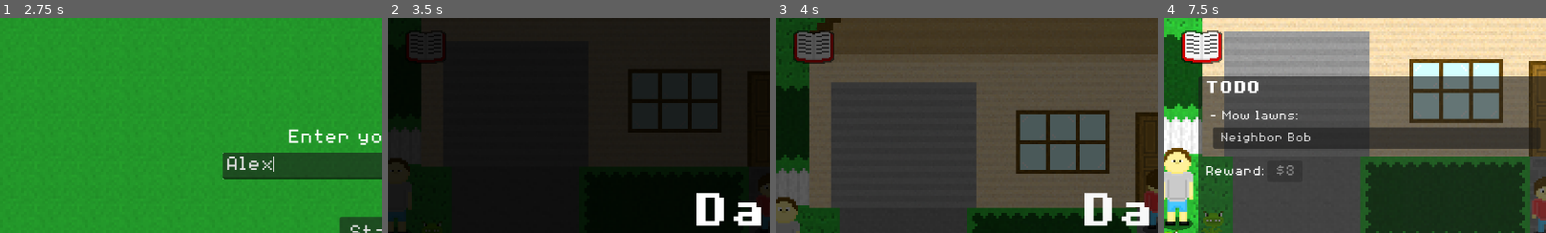
Above: before the commit, frames 1-4 (left to right).
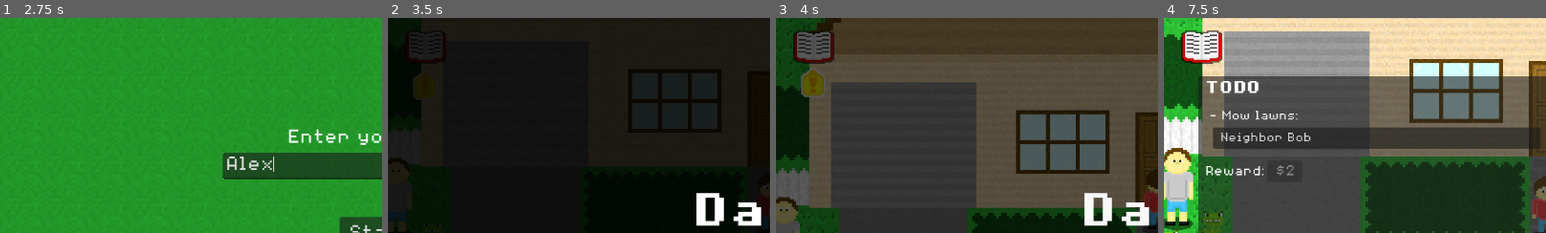
Above: after the commit, the same moments.

Repository: Birb-Games/the-legend-of-the-lawns
Game: Godot game, scene res://scenes/main.tscn
The game is run twice, just before and just after one commit, with the same random seed, the same clock (stepped at 60 frames per second) and the same inputs.
Inputs (mouse positions are % of the whole screen's width and height, from its top left):
- Up to frame 1 (2.75 s): click "> New Game" at 0.5 s; click (50, 34) at 1.27 s; type "Alex" at 1.35 s; click "> New Game" at 2 s
- Up to frame 2 (3.5 s): click "Start!" at 2.75 s
- Up to frame 3 (4 s): move the mouse to (45, 70) at 3.52 s; hold W (move_up) from 3.53 s (still down); tap Space (interact) at 3.6 s
- Up to frame 4 (7.5 s): move the mouse to (80, 65) at 4.27 s; tap Space (interact) at 4.35, 6.05, 6.8 s; release W (move_up) at 5 s; click "Yes (skip day)" at 5 s; move the mouse to (20, 35) at 5.77 s; press the mouse at (20, 35) at 5.78 s; hold A (move_left) 5.78-7.28 s; move the mouse to (55, 50) at 6.52 s; release the mouse at (55, 50) at 6.53 s; right-click (55, 50) at 6.6 s; move the mouse to (35, 25) at 7.27 s; hold S (move_down) from 7.28 s (still down); tap Tab (toggle_quest_screen) at 7.35 s
The pictures show only the part of the screen within x 0-50%, y 0-50%; the shares and areas given below are measured in that part.

Frame 1 is identical in both runs. In frame 2, 0.2% of the frame differs, in the area x 6-9%, y 25-38%; in frame 3, 0.7%, in the area x 6-13%, y 23-37%; in frame 4, less than 0.1%.

Commit message:
Added alert icon and made bus be unlocked when the player reaches level 3.

Diff:
--- a/scenes/ui/hud.tscn
+++ b/scenes/ui/hud.tscn
@@ -32,20 +32,29 @@
 [node name="ProgressBar" type="ColorRect" parent="Control"]
 layout_mode = 0
 offset_left = 417.0
-offset_top = 600.0
+offset_top = 605.0
 offset_right = 737.0
-offset_bottom = 620.0
+offset_bottom = 625.0
 color = Color(0.12156863, 0.6901961, 0.13725491, 1)
 
 [node name="ProgressBarPercent" type="Label" parent="Control/ProgressBar"]
 layout_mode = 0
-offset_top = 2.0
-offset_right = 320.0
-offset_bottom = 19.0
+offset_top = 3.0
+offset_right = 320.0
+offset_bottom = 20.0
 theme_override_fonts/font = ExtResource("1_ahhtf")
 theme_override_font_sizes/font_size = 20
 text = "Lawn Progress: 0%"
 horizontal_alignment = 1
+
+[node name="Outline" type="ColorRect" parent="Control/ProgressBar"]
+z_index = -1
+layout_mode = 0
+offset_left = -3.0
+offset_top = -3.0
+offset_right = 323.0
+offset_bottom = 23.0
+color = Color(0.1254902, 0.1254902, 0.1254902, 1)
 
 [node name="ProgressBackground" type="ColorRect" parent="Control/ProgressBar"]
 z_index = -1
@@ -67,10 +76,20 @@
 offset_top = 4.0
 offset_right = 320.0
 offset_bottom = 24.0
+theme_override_colors/font_color = Color(1, 1, 1, 1)
 theme_override_fonts/font = ExtResource("1_ahhtf")
 theme_override_font_sizes/font_size = 20
 text = "HP: 0/0"
 horizontal_alignment = 1
+
+[node name="Outline" type="ColorRect" parent="Control/HealthBar"]
+z_index = -1
+layout_mode = 0
+offset_left = -3.0
+offset_top = -3.0
+offset_right = 323.0
+offset_bottom = 27.0
+color = Color(0.1254902, 0.1254902, 0.1254902, 1)
 
 [node name="HealthBackground" type="ColorRect" parent="Control/HealthBar"]
 z_index = -1
--- a/scenes/ui/quest_screen.tscn
+++ b/scenes/ui/quest_screen.tscn
@@ -1,9 +1,10 @@
-[gd_scene load_steps=6 format=3 uid="uid://b8cv1f5uxjd26"]
+[gd_scene load_steps=12 format=3 uid="uid://b8cv1f5uxjd26"]
 
 [ext_resource type="Script" uid="uid://bdg7dq32jr7oy" path="res://scripts/ui/quest_screen.gd" id="1_sfubm"]
 [ext_resource type="FontFile" uid="uid://b3j21gnxq1jn1" path="res://assets/fonts/8BitOperator/8bitOperatorPlus8-Bold.ttf" id="2_44lm1"]
 [ext_resource type="FontFile" uid="uid://b83lr4reqbm0y" path="res://assets/fonts/8BitOperator/8bitOperatorPlus8-Regular.ttf" id="2_ckwhv"]
 [ext_resource type="Texture2D" uid="uid://chuon6gf7xcyh" path="res://assets/textures/journal.png" id="2_mpbqu"]
+[ext_resource type="Texture2D" uid="uid://cpcb8pfd0nn0x" path="res://assets/textures/alert.png" id="3_kwmku"]
 
 [sub_resource type="StyleBoxFlat" id="StyleBoxFlat_mpbqu"]
 content_margin_left = 4.0
@@ -22,6 +23,42 @@
 expand_margin_right = 2.0
 expand_margin_bottom = 2.0
 
+[sub_resource type="AtlasTexture" id="AtlasTexture_kwmku"]
+atlas = ExtResource("3_kwmku")
+region = Rect2(0, 0, 18, 24)
+
+[sub_resource type="AtlasTexture" id="AtlasTexture_jeve6"]
+atlas = ExtResource("3_kwmku")
+region = Rect2(18, 0, 18, 24)
+
+[sub_resource type="AtlasTexture" id="AtlasTexture_83kc6"]
+atlas = ExtResource("3_kwmku")
+region = Rect2(36, 0, 18, 24)
+
+[sub_resource type="AtlasTexture" id="AtlasTexture_wf7ir"]
+atlas = ExtResource("3_kwmku")
+region = Rect2(54, 0, 18, 24)
+
+[sub_resource type="SpriteFrames" id="SpriteFrames_wf7ir"]
+animations = [{
+"frames": [{
+"duration": 1.0,
+"texture": SubResource("AtlasTexture_kwmku")
+}, {
+"duration": 1.0,
+"texture": SubResource("AtlasTexture_jeve6")
+}, {
+"duration": 1.0,
+"texture": SubResource("AtlasTexture_83kc6")
+}, {
+"duration": 1.0,
+"texture": SubResource("AtlasTexture_wf7ir")
+}],
+"loop": true,
+"name": &"default",
+"speed": 6.0
+}]
+
 [node name="QuestScreen" type="Control"]
 layout_mode = 3
 anchors_preset = 15
@@ -43,6 +80,12 @@
 flat = true
 icon_alignment = 1
 expand_icon = true
+
+[node name="Alert" type="AnimatedSprite2D" parent="."]
+position = Vector2(56, 99)
+scale = Vector2(2, 2)
+sprite_frames = SubResource("SpriteFrames_wf7ir")
+autoplay = "default"
 
 [node name="InfoScreen" type="Panel" parent="."]
 layout_mode = 1
--- a/scripts/player/quest.gd
+++ b/scripts/player/quest.gd
@@ -45,8 +45,8 @@
 	# Quest 1
 	Quest.new(
 		Reward.new(
-			"$3",
-			func(main: Main) -> void: main.money += 3
+			"$2",
+			func(main: Main) -> void: main.money += 2
 		),
 		[]
 	),
@@ -58,7 +58,16 @@
 			func(main: Main) -> void: main.money += 3
 		),
 		[]
-	)
+	),
+
+	# Quest 3
+	Quest.new(
+		Reward.new(
+			"$3 + Bus Pass",
+			func(main: Main) -> void: main.money += 3
+		),
+		[]
+	),
 ]
 
 static func get_quest(index: int) -> Quest:
--- a/scripts/ui/npc_menu.gd
+++ b/scripts/ui/npc_menu.gd
@@ -146,10 +146,10 @@
 
 	$Menu/VBoxContainer/Name.text = "Bus Stop (%s)" % bus_stop.display_name
 	var main: Main = $/root/Main
-	if main.lawns_mowed >= 3:
+	if main.current_level >= 3:
 		$Menu/VBoxContainer/Description.text = "Select your desired destination."
 	else:
-		$Menu/VBoxContainer/Description.text = "You need to mow at least 3 lawns before you can use the bus!"
+		$Menu/VBoxContainer/Description.text = "You need a bus pass before you can ride the bus!"
 	$Menu/VBoxContainer/Wage.text = ""
 
 	buttons[0].text = "Leave"
--- a/scripts/ui/quest_screen.gd
+++ b/scripts/ui/quest_screen.gd
@@ -3,6 +3,7 @@
 var buttons: Array[Button] = []
 var neighbor_paths: Array[NodePath] = []
 var selected: int = -1
+var opened: bool = false
 
 func _ready() -> void:
 	$InfoScreen.hide()
@@ -61,11 +62,15 @@
 	spacing.custom_minimum_size = Vector2(0.0, 2.0)
 	parent.add_child(spacing)
 
+	var main: Main = $/root/Main
 	var index = start_index
 	for neighbor: NeighborNPC in neighbors:
 		var button: Button = $TemplateButton.duplicate()
 		button.show()
 		button.text = " %s" % neighbor.display_name
+		if neighbor.level < main.current_level and neighbor.mowing_limit > 0:
+			var times_mowed = min(neighbor.times_mowed, neighbor.mowing_limit)
+			button.text += " [%d/%d]" % [ times_mowed, neighbor.mowing_limit ]
 		if add_done_label and neighbor.times_mowed > 0:
 			button.text += " (DONE)"
 		if selected == index:
@@ -85,6 +90,7 @@
 	return index
 
 func activate() -> void:
+	opened = true
 	$InfoScreen.show()
 	buttons.clear()
 	neighbor_paths.clear()
@@ -170,6 +176,18 @@
 	if Input.is_action_just_pressed("ui_cancel"):
 		$InfoScreen.hide()
 
+	if !visible:
+		return
+
+	var completed: bool = false
+	var current_quest: Quest = Quest.get_quest(main.current_level)
+	if current_quest:
+		completed = current_quest.completed(main, get_current_neighbors())
+	if (completed or (!opened and main.current_day == 1)) and !$InfoScreen.visible:
+		$Alert.show()
+	else:
+		$Alert.hide()
+
 func _on_reward_button_pressed() -> void:
 	var main: Main = $/root/Main
 	var current_quest: Quest = Quest.get_quest(main.current_level)
@@ -185,3 +203,4 @@
 	buttons.clear()
 	neighbor_paths.clear()
 	selected = -1
+	opened = false
Binary file added: assets/textures/alert.png
Not shown, added: assets/textures/alert.png.import
